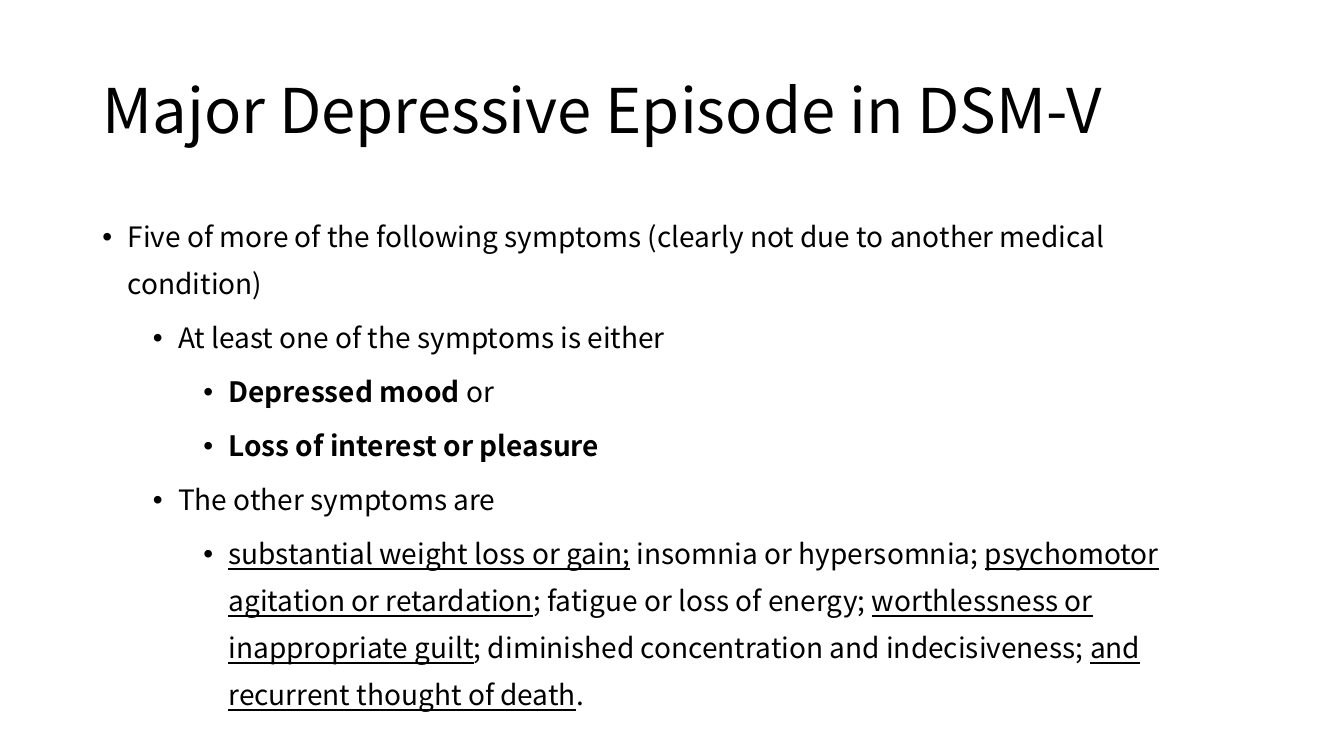
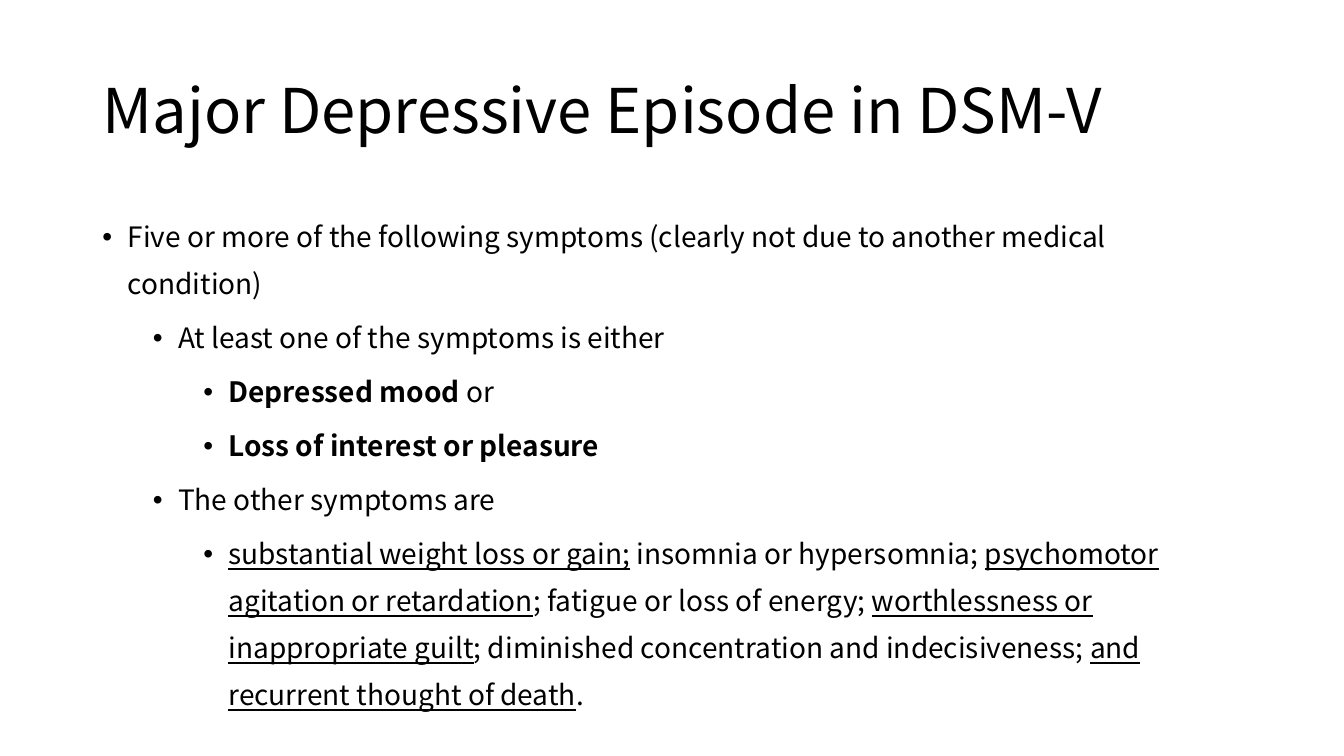
Before and after one commit to sbaram1/Presentation, a slide deck: slide 3 of 20190602_Ixel.pptx. Drawn at 1344x756 pixels with LibreOffice and Linux fonts; fonts in the diff are those of the drawing. Boxes give left, top, right and bottom in pixels: in the first picture for what was removed or moved away, otherwise in the second. Text is boxed around its words. In the diff, an @@ line names an element or a change of style, - is before the commit and + after.

```diff
--- a/20190602_Ixel.pptx
+++ b/20190602_Ixel.pptx
@@ text at <box>128,224,1106,300</box>: text changed @@
-• Five of more of the following symptoms (clearly not due to another medical condition)
+• Five or more of the following symptoms (clearly not due to another medical condition)
```
Also in this commit, not shown: 17 other slides changed.
